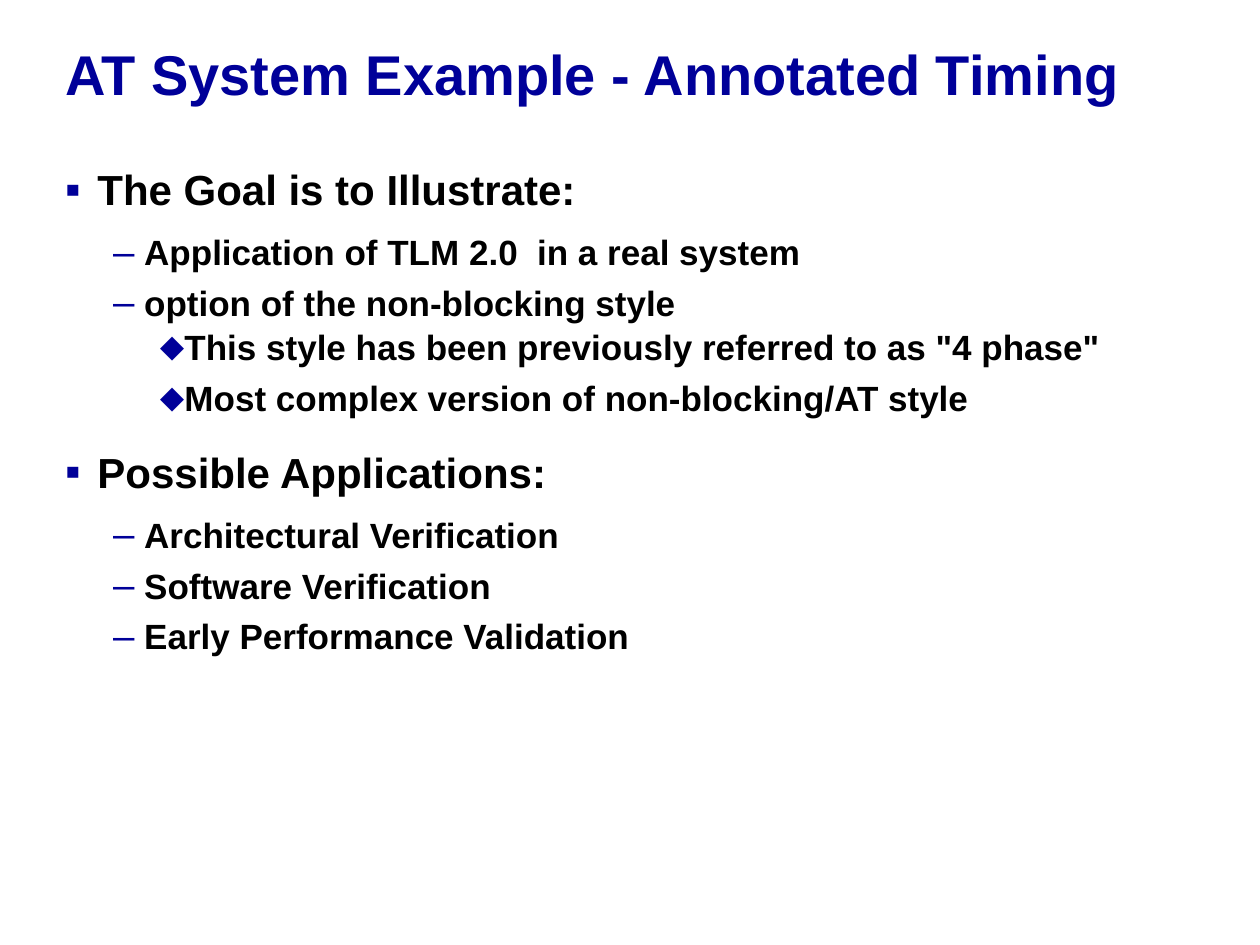
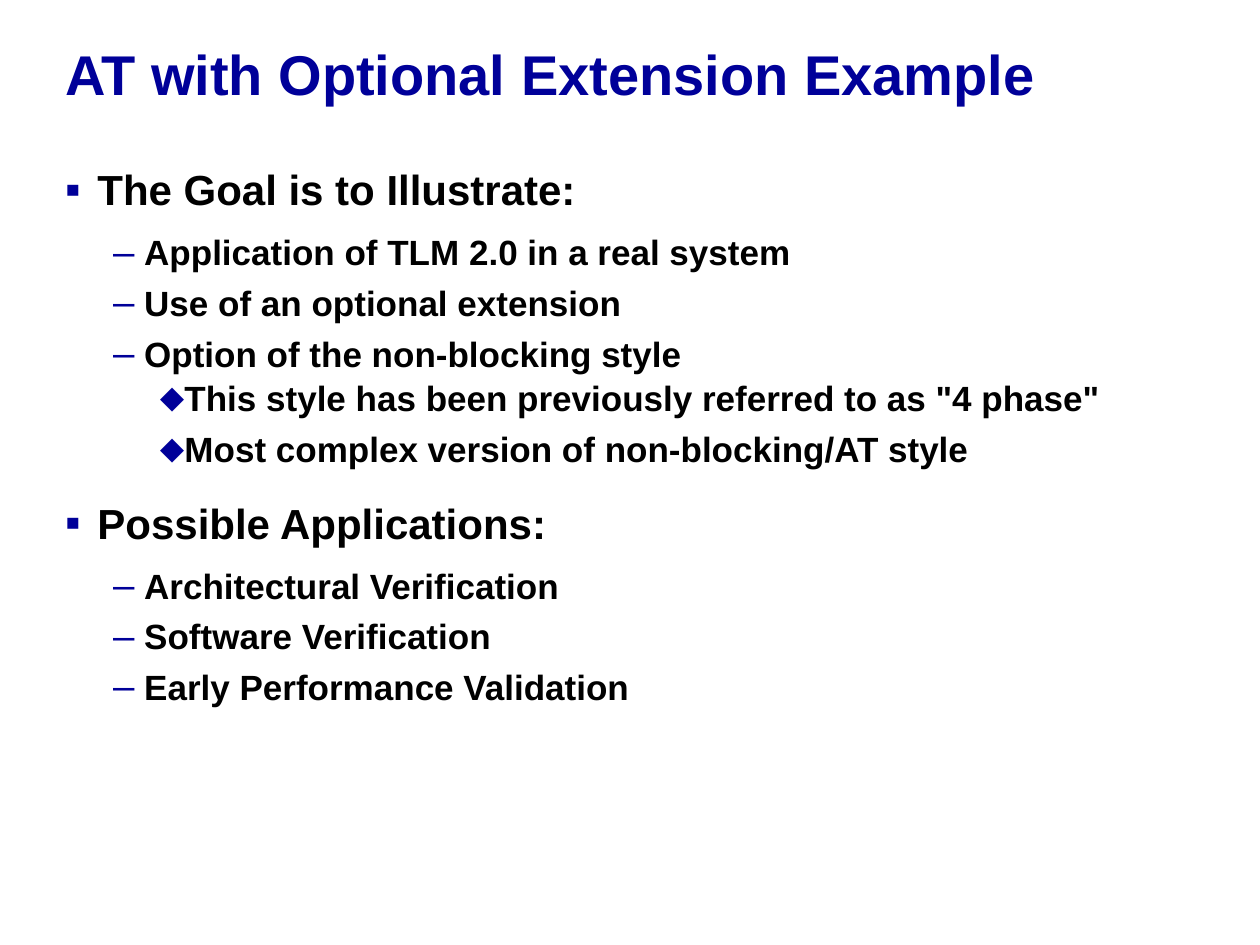
Before and after one commit to accellera-official/systemc, a slide deck: slide 2 of examples/tlm/at_extension_optional/docs/at_extension_optional_example.ppt. Drawn at 1260x945 pixels with LibreOffice and Linux fonts; fonts in the diff are those of the drawing; background and template pictures are left out. Boxes give left, top, right and bottom in pixels: in the first picture for what was removed or moved away, otherwise in the second. Text is boxed around its words. In the diff, an @@ line names an element or a change of style, - is before the commit and + after.

Commit message:
- updated extension examples PowerPoints

```diff
--- a/examples/tlm/at_extension_optional/docs/at_extension_optional_example.ppt
+++ b/examples/tlm/at_extension_optional/docs/at_extension_optional_example.ppt
@@ title at [65, 54, 1034, 106]: text changed @@
-AT System Example - Annotated Timing
+AT with Optional Extension Example
@@ text at [144, 290, 681, 374]: text changed @@
-  – option of the non-blocking style
+  – Use of an optional extension
+  – Option of the non-blocking style
```
Also in this commit, not shown: 7 other slides changed, 1 slide removed, 1 other file.
